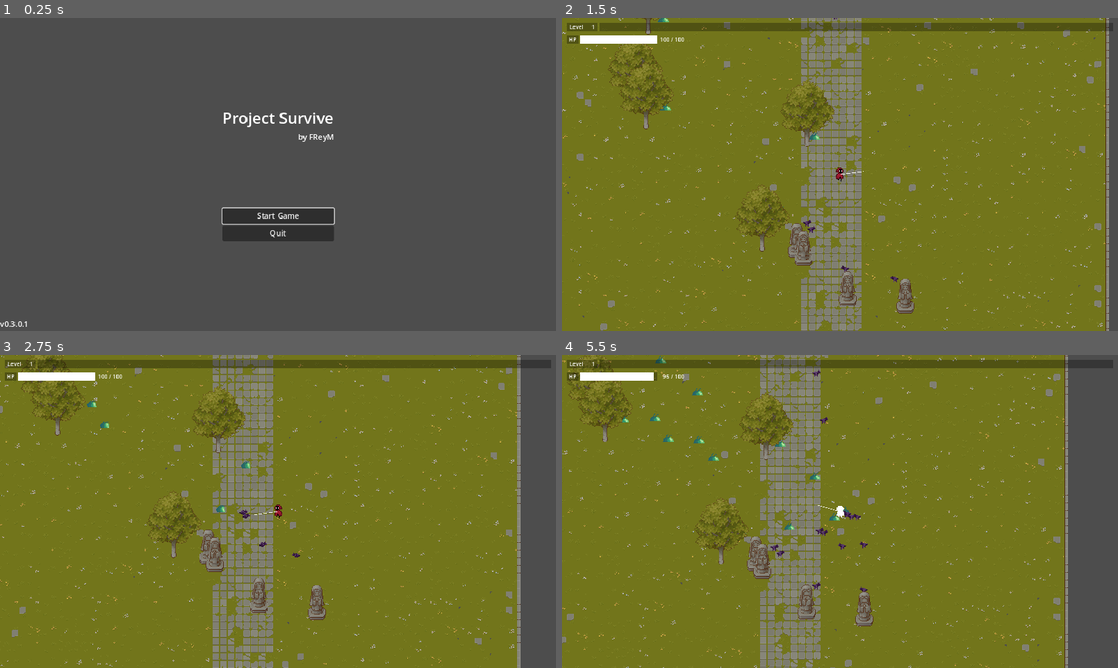
Above: before the commit, frames 1-4 (two rows, left to right).
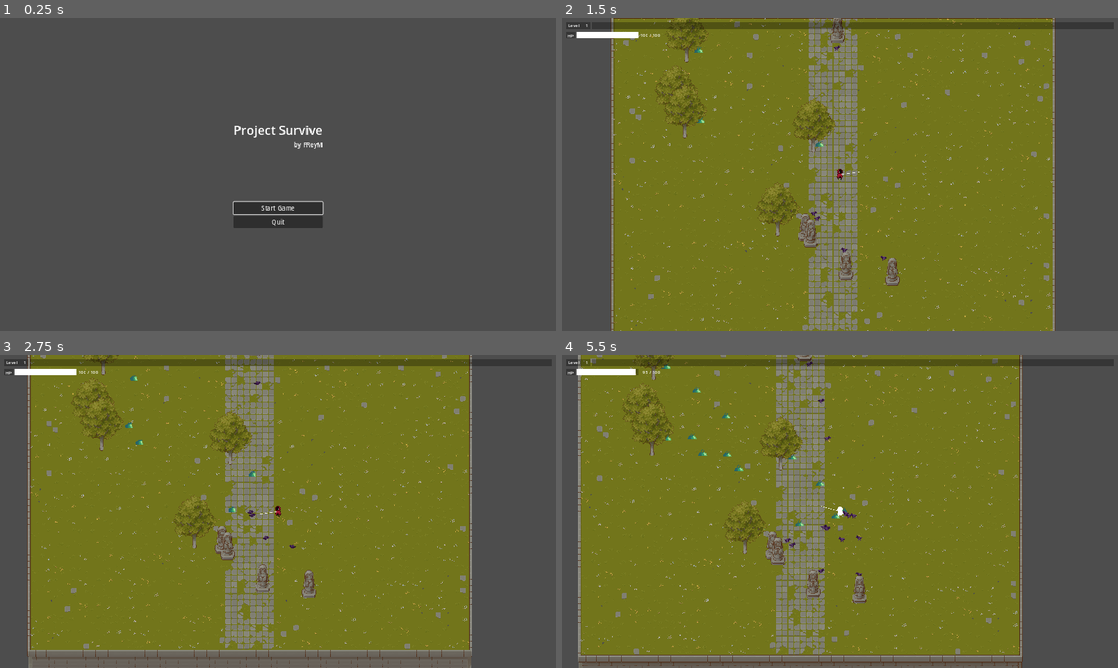
Above: after the commit, the same moments.

Repository: reyhanfarabi/project-survive
Game: Godot game, scene res://scenes/main_menu_screen_component.tscn
Two runs of this game, one before a commit and one after it. Both use one fixed random seed, a clock stepped at 60 frames per second and the inputs below.
Inputs (mouse positions are in pixels of both pictures, inside the frame that each line leads up to):
- Up to frame 1 (0.25 s): no input
- Up to frame 2 (1.5 s): click "Start Game" at 0.5 s; move the mouse to (962, 158) at 1.27 s; hold D (right) from 1.28 s (still down); tap W (top) at 1.35 s
- Up to frame 3 (2.75 s): move the mouse to (166, 527) at 2.02 s; release D (right) at 2.03 s; hold S (down) from 2.03 s (still down); tap W (top) at 2.1 s
- Up to frame 4 (5.5 s): move the mouse to (895, 442) at 2.77 s; release S (down) at 2.78 s; hold D (right) 2.78-4.28 s; tap W (top) every 0.75 s from 2.85 to 5.1 s; move the mouse to (812, 574) at 3.52 s; move the mouse to (1006, 558) at 4.27 s; hold A (left) from 4.28 s (still down); move the mouse to (673, 464) at 5.02 s

The runs differ from the first frame. In frame 1, 2.4% of the frame differs, in the area x 0-61%, y 30-99%; in frame 2, 31%, in the area x 0-99%, y 0-100%; in frame 3, 30%; in frame 4, 27%.

Commit message:
add logic to start the game on fullscreen mode

Diff:
--- a/project.godot
+++ b/project.godot
@@ -17,7 +17,11 @@
 
 [display]
 
+window/size/viewport_width=1440
+window/size/viewport_height=810
+window/size/mode=3
 window/stretch/mode="canvas_items"
+window/stretch/aspect="ignore"
 
 [input]
 
--- a/scenes/game_over_screen_component.tscn
+++ b/scenes/game_over_screen_component.tscn
@@ -30,10 +30,10 @@
 anchor_top = 0.5
 anchor_right = 0.5
 anchor_bottom = 0.5
-offset_left = -115.5
-offset_top = -142.5
-offset_right = 115.5
-offset_bottom = 142.5
+offset_left = -91.5
+offset_top = -125.0
+offset_right = 91.5
+offset_bottom = 125.0
 grow_horizontal = 2
 grow_vertical = 2
 
--- a/scenes/main_menu_screen_component.tscn
+++ b/scenes/main_menu_screen_component.tscn
@@ -8,21 +8,19 @@
 
 [node name="Control" type="Control" parent="."]
 layout_mode = 3
-anchors_preset = 0
-offset_right = 40.0
-offset_bottom = 40.0
-
-[node name="VBoxContainer" type="VBoxContainer" parent="Control"]
-layout_mode = 1
 anchors_preset = 8
 anchor_left = 0.5
 anchor_top = 0.5
 anchor_right = 0.5
 anchor_bottom = 0.5
-offset_left = 440.5
-offset_top = 164.0
-offset_right = 671.5
-offset_bottom = 444.0
+grow_horizontal = 2
+grow_vertical = 2
+
+[node name="VBoxContainer" type="VBoxContainer" parent="Control"]
+layout_mode = 1
+anchors_preset = 15
+anchor_right = 1.0
+anchor_bottom = 1.0
 grow_horizontal = 2
 grow_vertical = 2
 
